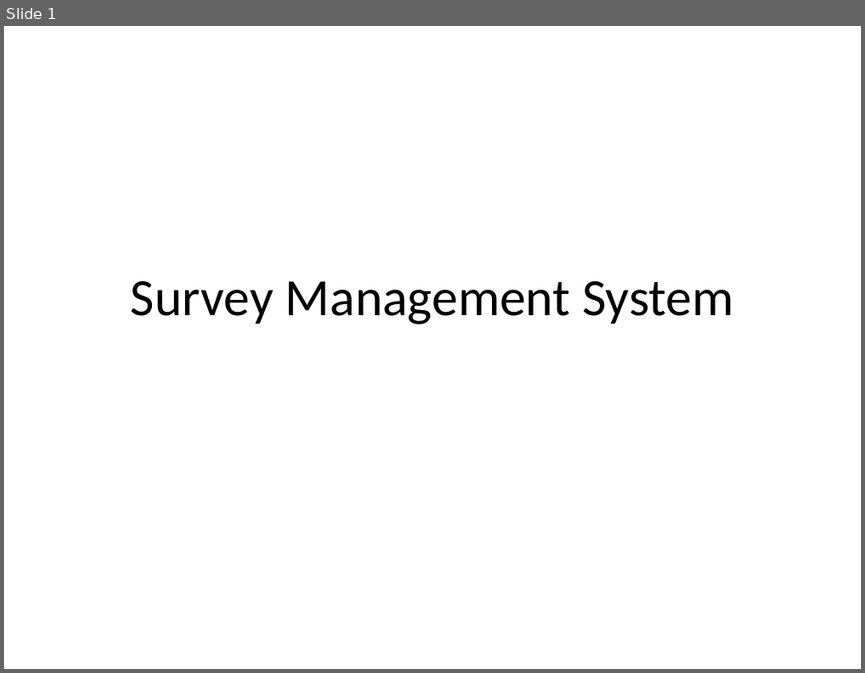
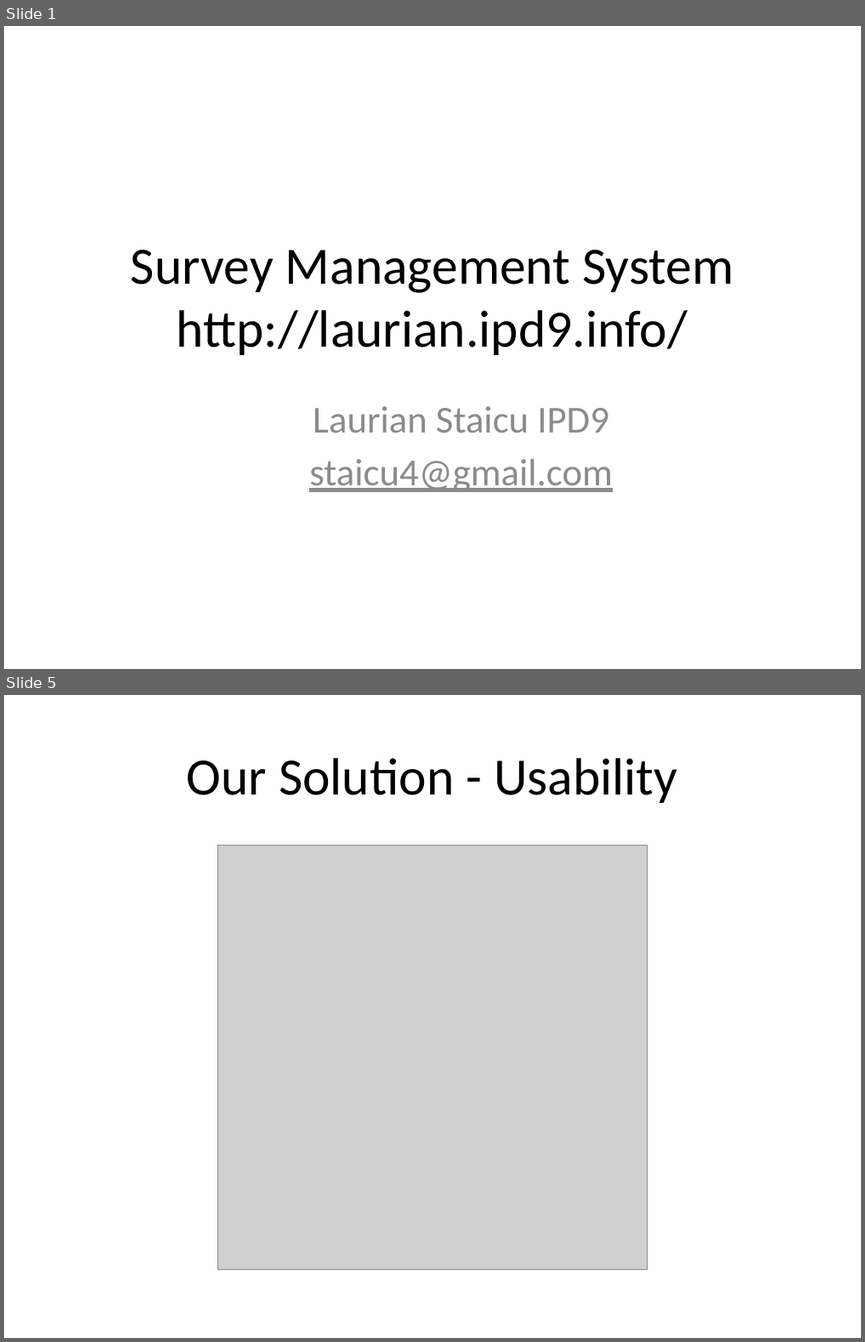
Before and after one commit to staicu/ipd9-php-project, a slide deck: documents/Presentation.pptx. Shown one above the other, each under a label of ours: slide 1 before the commit, slides 1 and 5 after it; the slides between them are not shown. The pictures are 865x673 and 865x1342 pixels, drawn with LibreOffice and Linux fonts; fonts in the diff are those of the drawing; grey boxes stand for pictures. Boxes give left, top, right and bottom in pixels: in the first picture for what was removed or moved away, otherwise in the second. Text is boxed around its words. In the diff, an @@ line names an element or a change of style, - is before the commit and + after.

```diff
--- a/documents/Presentation.pptx
+++ b/documents/Presentation.pptx
@@ slide 5 added at [4, 695, 861, 1338], background #FFFFFF @@
@@ title added at [187, 758, 677, 803], 44 pt, text #000000 @@
+Our Solution - Usability
@@ picture added at [218, 845, 647, 1269] @@
@@ slide 1 changed as well @@
@@ title at [131, 250, 733, 355]: text changed @@
-Survey Management System
+Survey Management System
+http://laurian.ipd9.info/
@@ subtitle added at [309, 406, 613, 492], 32 pt, text #8C8C8C @@
+Laurian Staicu IPD9
+staicu4@gmail.com
```
Also in this commit, not shown: 15 other slides added, 13 slides removed, 5 other files.
